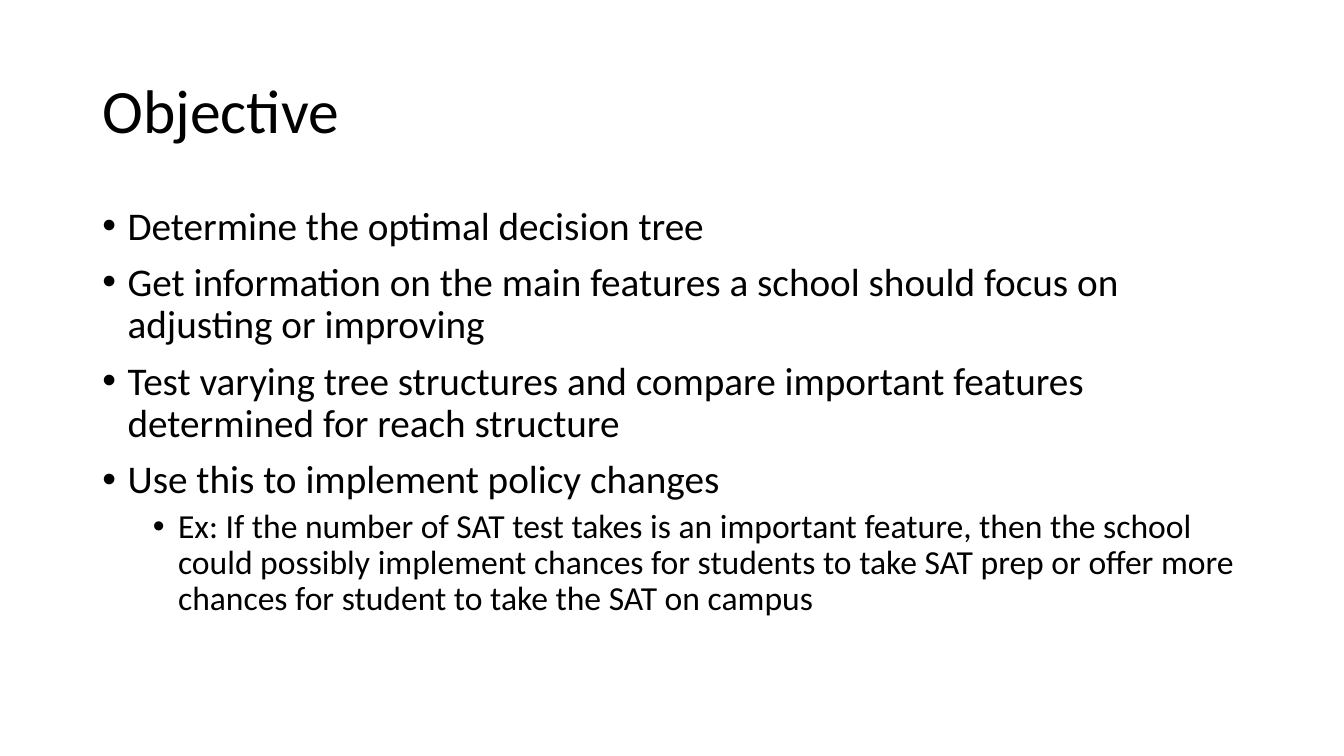
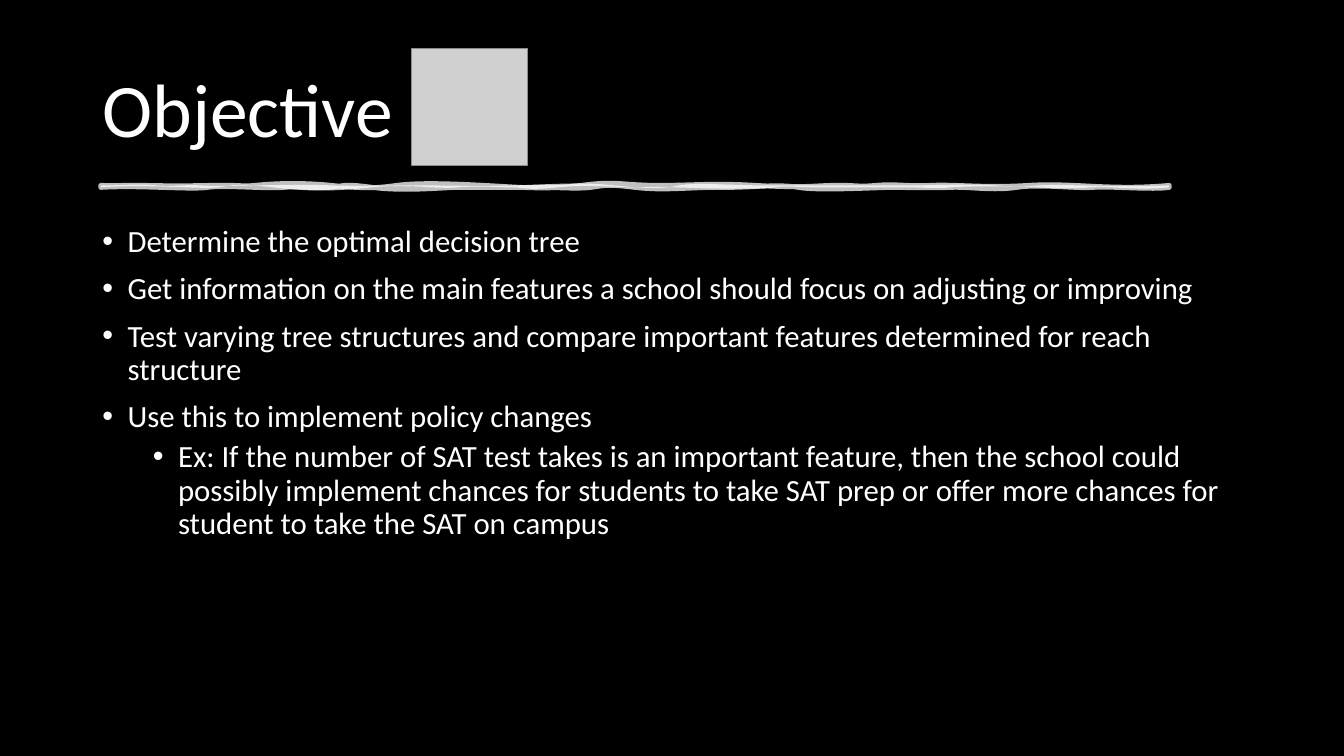
Before and after one commit to DillWithIt77/D2P-Spring-2021, a slide deck: slide 7 of Trees Get Degrees.pptx (slide 6 before the commit). Drawn at 1344x756 pixels with LibreOffice and Linux fonts; fonts in the diff are those of the drawing; grey boxes stand for pictures; background and template pictures are left out. Boxes give left, top, right and bottom in pixels: in the first picture for what was removed or moved away, otherwise in the second. Text is boxed around its words. In the diff, an @@ line names an element or a change of style, - is before the commit and + after.

```diff
--- a/Trees Get Degrees.pptx
+++ b/Trees Get Degrees.pptx
@@ background #FFFFFF to picture (left out) @@
@@ title "Objective" at [102, 84, 392, 150]: size 44 to 54 pt, text colour #000000 to #FFFFFF @@
@@ picture added at [411, 48, 528, 165] @@
@@ freeform shape added at [101, 186, 1170, 188], fill #FFFFFF at 75% opacity, outline #FFFFFF 3.5 pt @@
@@ text "Determine the optimal decision tree": place and size @@
-text "Determine the optimal decision tree" at [128, 212, 1234, 616]
+text "Determine the optimal decision tree" at [128, 230, 1219, 539]
@@ text "Determine the optimal decision tree" at [128, 230, 1219, 539]: size 28 to 22 pt in "Determine the optimal decision tree", "Get information on the main features a ...", "Test varying tree structures and compare important ...", "Use this to implement policy changes"; text colour #000000 to #FFFFFF; size 24 to 22 pt in "Ex: If the number of SAT test ..." @@
```
Also in this commit, not shown: 7 other slides changed, 1 slide added.
